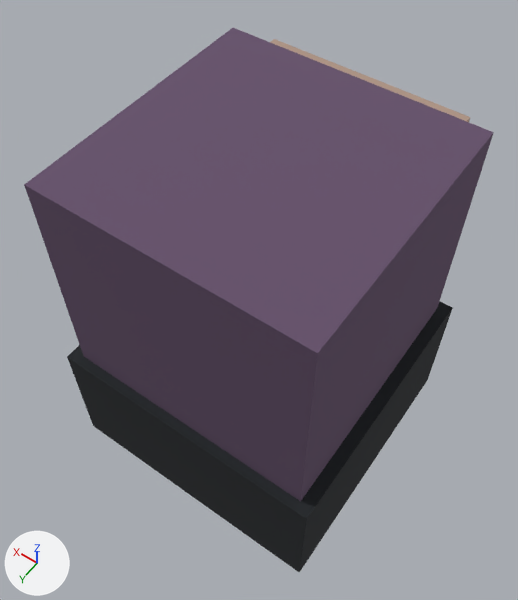
A saved change to the FBX model assets/3d/export/inf_brute_lower_leg.fbx.
Before and after are seen from a camera (50 mm lens) standing at (-0.846, 1.22, 1.931) and looking at (0.031, -0.008, 0.001). Arrows for +X, +Y and +Z are at lower left; the lights stay in place. The first picture is the older version.

The scene before the commit, as lines of its bpy script (objects in view):
```python
me_inf_brute_lower_leg = bpy.data.meshes.new('inf_brute_lower_leg')
me_inf_brute_lower_leg.from_pydata(...)  # a box spanning x -0.45..0.45, y -0.45..0.45, z -0.15..0.65; a box spanning x -0.35..0.35, y -0.54..-0.34, z -0.3..0.6; a box spanning x -0.495..0.495, y -0.485..0.485, z -0.65..-0.15
me_inf_brute_lower_leg.materials.append(mat_palette)  # picture img_palette_png
ob_inf_brute_lower_leg = bpy.data.objects.new('inf_brute_lower_leg', me_inf_brute_lower_leg)
ob_inf_brute_lower_leg.location = (0.0, 0.0, 0.0)
```
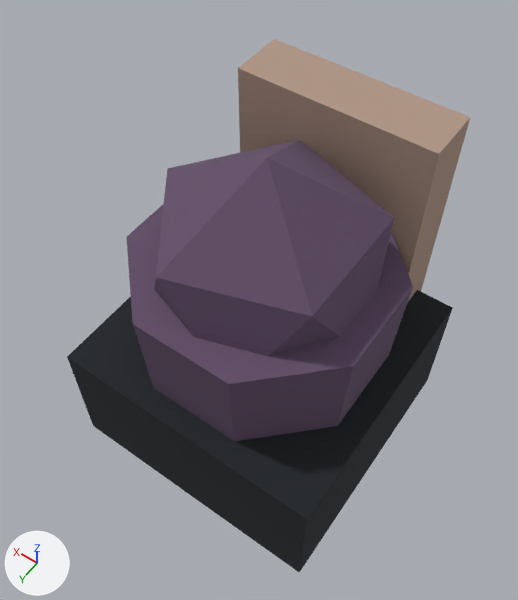
Location of each change, (x1, y1, x2, y2) in pixels of the pictures (518 x 600 px):
'inf_brute_lower_leg', reshaped (14% narrower): before (24, 28, 494, 572); after (67, 39, 470, 572)
part 1 of me_inf_brute_lower_leg, added (purple): after (154, 140, 394, 356)
part 2 of me_inf_brute_lower_leg, added (purple): after (126, 205, 413, 442)
part 3 of me_inf_brute_lower_leg, deleted (purple): before (24, 28, 494, 501)

Diff of the bpy script that builds the scene:
```diff
--- a/assets/3d/export/inf_brute_lower_leg.fbx.py
+++ b/assets/3d/export/inf_brute_lower_leg.fbx.py
@@ me_inf_brute_lower_leg @@
 # used by ob_inf_brute_lower_leg; location = (0.0, 0.0, 0.0)
-me_inf_brute_lower_leg.from_pydata(...)  # 24 vertices, 18 faces; spans x -0.495..0.495, y -0.54..0.485, z -0.65..0.65
+me_inf_brute_lower_leg.from_pydata(...)  # 44 vertices, 42 faces; spans x -0.495..0.495, y -0.54..0.485, z -0.65..0.65
+# me_inf_brute_lower_leg part 1: a new loose piece, an icosphere of 20 faces spanning x -0.376..0.376, y -0.357..0.357, z -0.19..0.65, in mat_palette (picture img_palette_png)
+# me_inf_brute_lower_leg part 2: a new loose piece, an 8-sided cut cone along z (radius 0.42 at the low end, 0.46 at the high end) spanning x -0.425..0.425, y -0.425..0.425, z -0.55..0.23, in mat_palette (picture img_palette_png)
+# me_inf_brute_lower_leg part 3: the loose piece of 8 vertices spanning x -0.45..0.45, y -0.45..0.45, z -0.15..0.65 is deleted
 me_inf_brute_lower_leg.materials.append(mat_palette)
```
